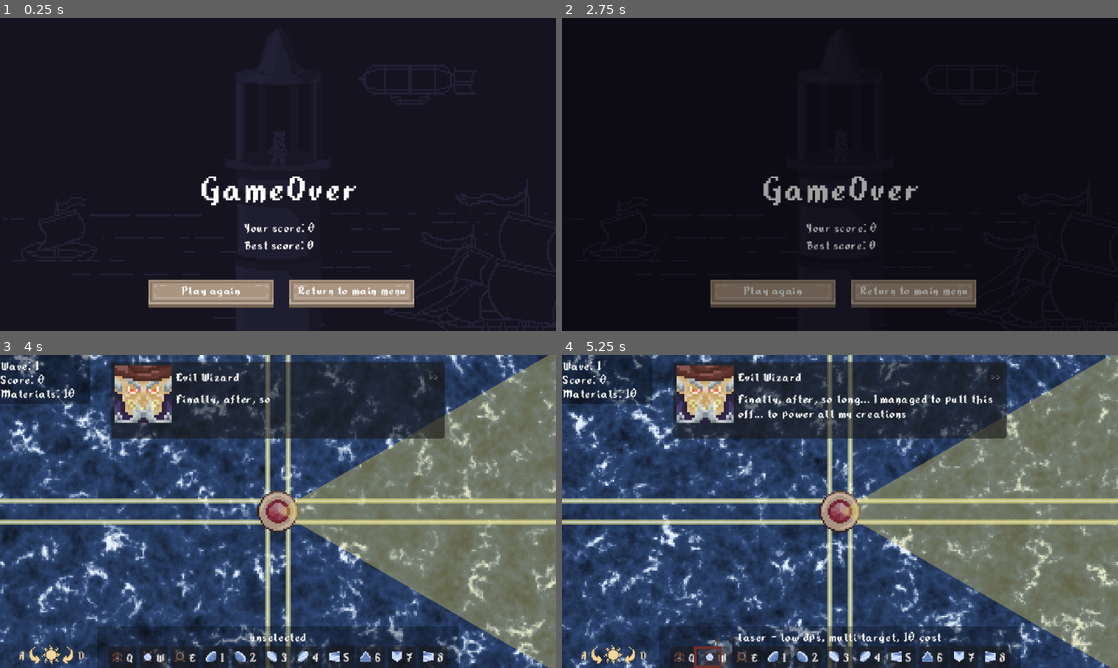
Above: before the commit, frames 1-4 (two rows, left to right).
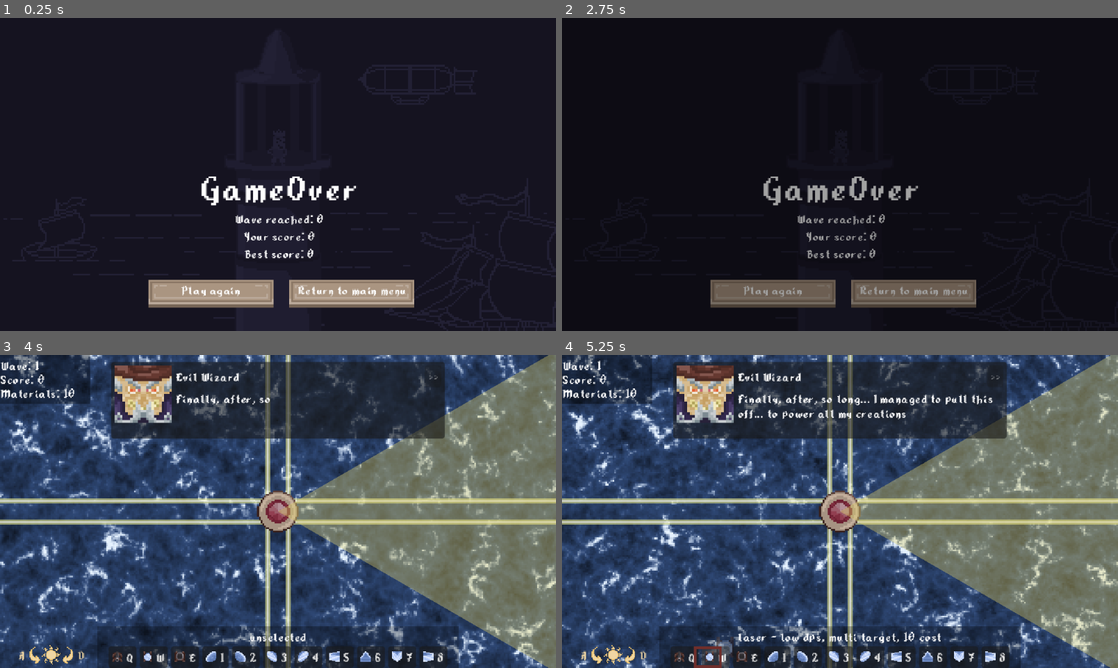
Above: after the commit, the same moments.

Repository: TrueHopolok/gj_solarnight
Game: Godot game, scene res://ui/gameover_menu/gameover_menu.tscn
Two runs of this game, one before a commit and one after it. Both use one fixed random seed, a clock stepped at 60 frames per second and the inputs below. This scene is started directly instead of the project's main scene. Sound files missing from this copy of the repository are replaced by a short silence.
Inputs (mouse positions are in pixels of both pictures, inside the frame that each line leads up to):
- Up to frame 1 (0.25 s): no input
- Up to frame 2 (2.75 s): click "Play again" at 0.5 s; tap Enter at 1.25 s; move the mouse to (962, 158) at 1.27 s; hold Right mouse button (delete_building) 1.28-2 s; click (962, 158) at 1.42 s; tap Space (deselect) at 2 s; drag from (728, 190) to (812, 237) at 2.02 s
- Up to frame 3 (4 s): move the mouse to (333, 442) at 2.77 s; press the mouse at (333, 442) at 2.78 s; release the mouse at (333, 442) at 3.5 s; click "Next wave" at 3.5 s
- Up to frame 4 (5.25 s): click "Q" at 4.25 s; click "W" at 5 s

The runs differ from the first frame. In frame 1, 0.8% of the frame differs, in the area x 42-59%, y 62-77%; in frame 2, 0.7%; in frame 3, less than 0.1%; in frame 4, less than 0.1%.

Commit message:
#3: add dmg pulses and show wave number

Diff:
--- a/scenes/building/tower/tower.gd
+++ b/scenes/building/tower/tower.gd
@@ -133,11 +133,10 @@
 
 
 func damage(val: int) -> void:
-	if is_dead():
-		return
+	if is_dead(): return
 	_health -= val
-	if is_dead():
-		die()
+	_pulse()
+	if is_dead(): die()
 	elif float(_health) / float(initial_health) <= 0.2 && $PulseTimer.is_stopped():
 		$PulseTimer.start()
 
--- a/scenes/enemy/enemy.gd
+++ b/scenes/enemy/enemy.gd
@@ -3,6 +3,8 @@
 extends CharacterBody2D
 
 signal died(materials_dropped: int)
+
+const PULSE_TIME: float = 0.2
 
 ## 3 hp = 1 cannon
 @export var _health: int = 5
@@ -59,6 +61,13 @@
 	$AgroArea.rotation = (position - _sun.position).angle()
 
 
+func _pulse() -> void:
+	var tween: Tween = create_tween()
+	tween.tween_property(self, ^'modulate', Color(1, 0.3, 0.3), PULSE_TIME)
+	tween.tween_property(self, ^'modulate', Color(1, 1, 1), PULSE_TIME)
+	tween.play()
+
+
 func _find_target() -> Node2D:
 	var closest_body: Node2D = null
 	var closest_dist: float = INF
@@ -84,11 +93,16 @@
 
 
 func damage(dmg: int) -> void:
+	if is_dead(): return
 	_health -= dmg
-	if _health <= 0:
-		$CollisionShape2D.set_deferred(&"disabled", true)
-		_sprite_2d.play(&"death")
-		died.emit(_materials_dropped)
+	_pulse()
+	if is_dead(): die()
+
+
+func die() -> void:
+	$CollisionShape2D.set_deferred(&"disabled", true)
+	_sprite_2d.play(&"death")
+	died.emit(_materials_dropped)
 
 
 func is_dead() -> bool:
--- a/scenes/game_manager/game_manager.gd
+++ b/scenes/game_manager/game_manager.gd
@@ -152,6 +152,7 @@
 func wave_start() -> void:
 	_wave_number += 1
 	_wave_enemy_counter = 0
+	Persistence.wave_reached = _wave_number
 
 	var shopping_materials: int = max(WAVE_MINIMAL_MATERIALS, _wave_number * WAVE_MATERIALS)
 	print("STARTING WAVE: %d  |  sm=%d" % [_wave_number, shopping_materials])
--- a/scenes/persistence/persistence.gd
+++ b/scenes/persistence/persistence.gd
@@ -3,6 +3,7 @@
 
 var best_score: int = 0
 var current_score: int = 0
+var wave_reached: int = 0
 
 
 ## load score or set to default
--- a/ui/gameover_menu/score_label.gd
+++ b/ui/gameover_menu/score_label.gd
@@ -2,4 +2,4 @@
 
 
 func _ready() -> void:
-	text = "Your score: %d\nBest score: %d" % [Persistence.current_score, Persistence.best_score]
+	text = "Wave reached: %d\nYour score: %d\nBest score: %d" % [Persistence.wave_reached, Persistence.current_score, Persistence.best_score]
